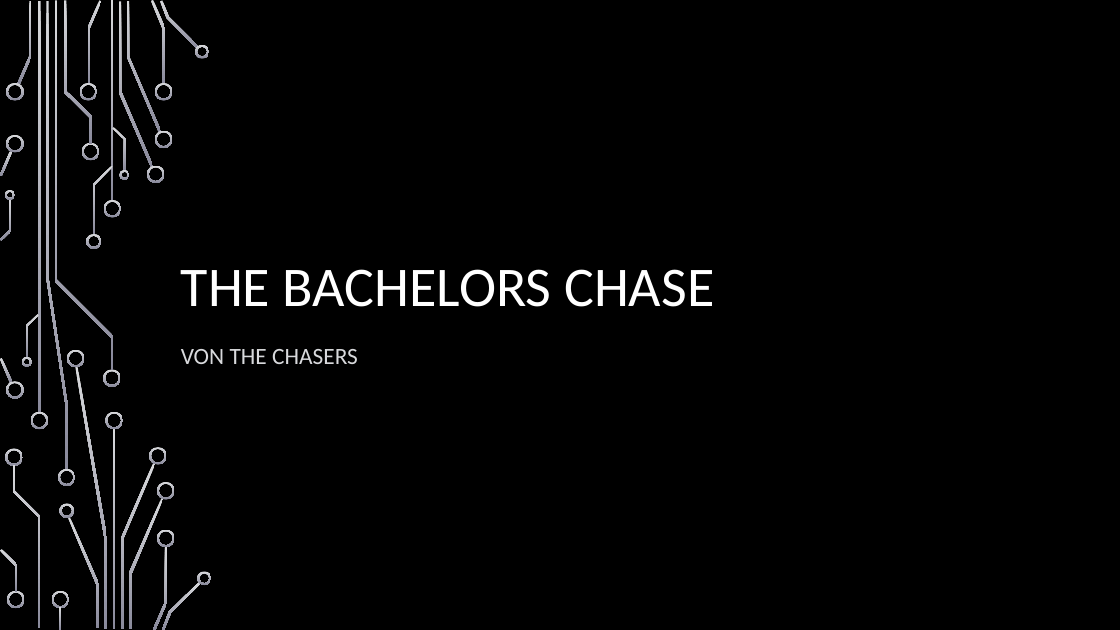
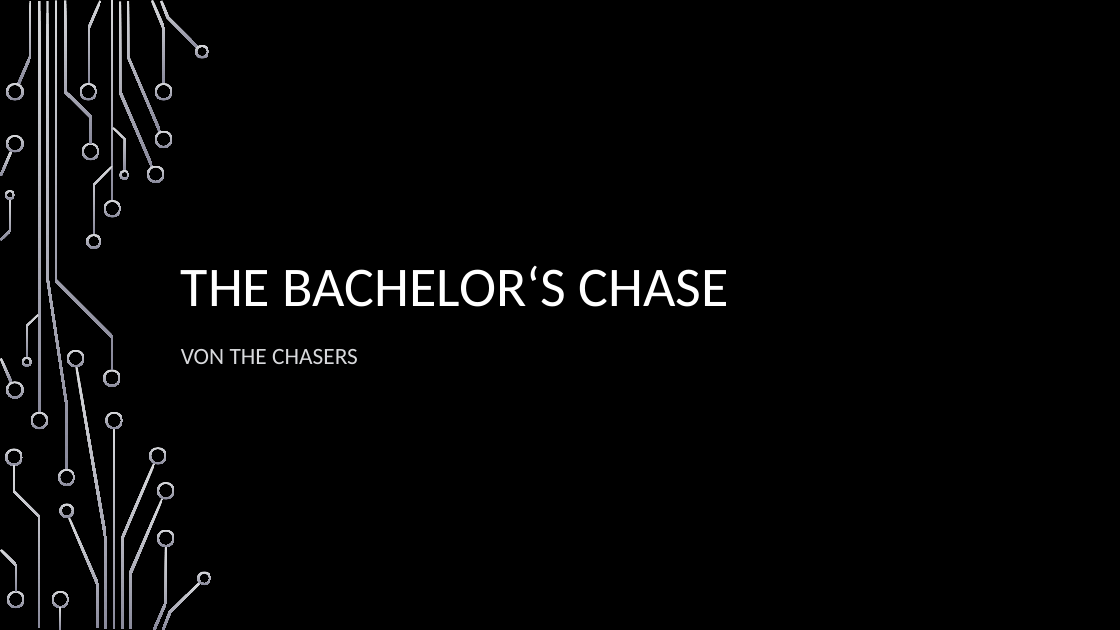
Before and after one commit to jnussbaum/TheBachelorsChaseGame, a slide deck: slide 1 of documents/Meilensteine/Meilenstein I/Meilenstein_1_Präsentation.pptx. Drawn at 1120x630 pixels with LibreOffice and Linux fonts; fonts in the diff are those of the drawing; background and template pictures are left out. Boxes give left, top, right and bottom in pixels: in the first picture for what was removed or moved away, otherwise in the second. Text is boxed around its words. In the diff, an @@ line names an element or a change of style, - is before the commit and + after.

```diff
--- a/documents/Meilensteine/Meilenstein I/Meilenstein_1_Präsentation.pptx
+++ b/documents/Meilensteine/Meilenstein I/Meilenstein_1_Präsentation.pptx
@@ title at <box>181,266,729,307</box>: text changed @@
-THE BACHELORS CHASE
+THE BACHELOR‘S CHASE
```
Also in this commit, not shown: 3 other slides changed, 6 slides added, 12 slides removed.
